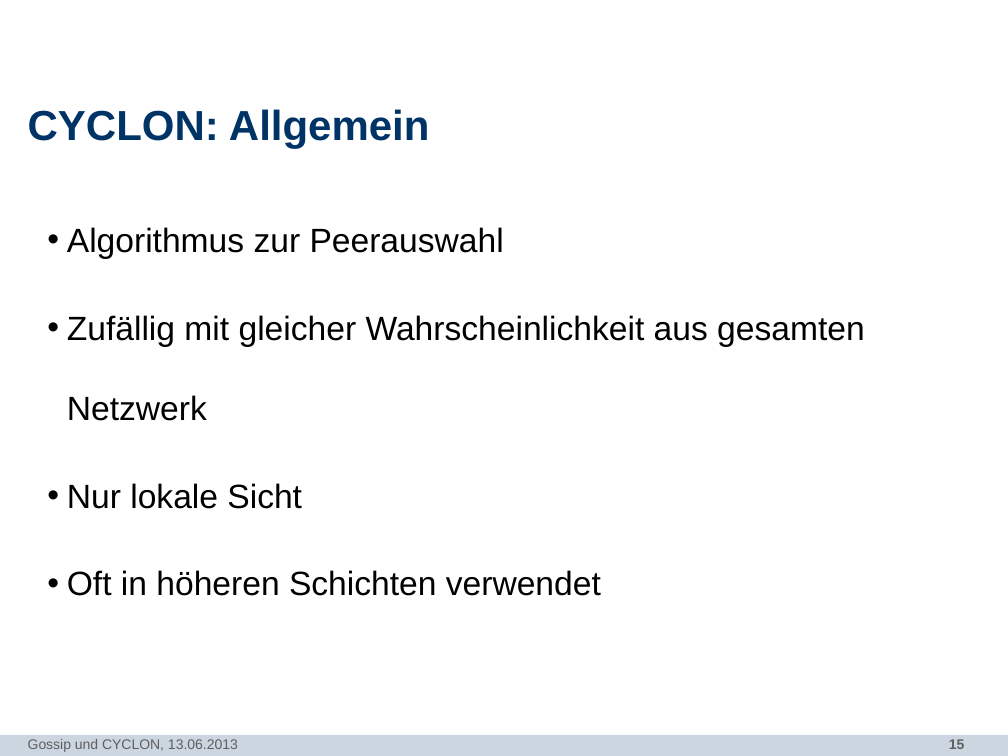
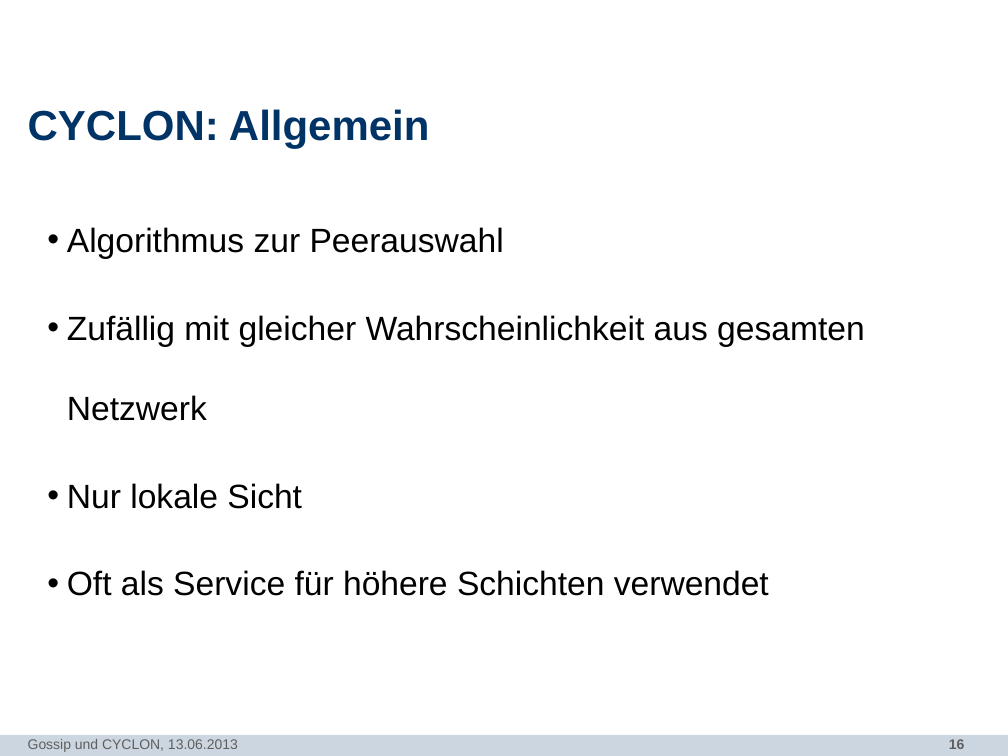
Before and after one commit to N8Fear/DistributedSystems, a slide deck: slide 16 of Vortrag/[MASTER] Präsentation.pptx (slide 15 before the commit). Drawn at 1008x756 pixels with LibreOffice and Linux fonts; fonts in the diff are those of the drawing; background and template pictures are left out. Boxes give left, top, right and bottom in pixels: in the first picture for what was removed or moved away, otherwise in the second. Text is boxed around its words. In the diff, an @@ line names an element or a change of style, - is before the commit and + after.

```diff
--- a/Vortrag/[MASTER] Präsentation.pptx
+++ b/Vortrag/[MASTER] Präsentation.pptx
@@ text at bbox=[67, 570, 769, 596]: text changed @@
-  • Oft in höheren Schichten verwendet
+  • Oft als Service für höhere Schichten verwendet
@@ page number at bbox=[949, 739, 965, 749]: text changed @@
-15
+16
```
Also in this commit, not shown: 6 other slides changed, 1 slide added.
